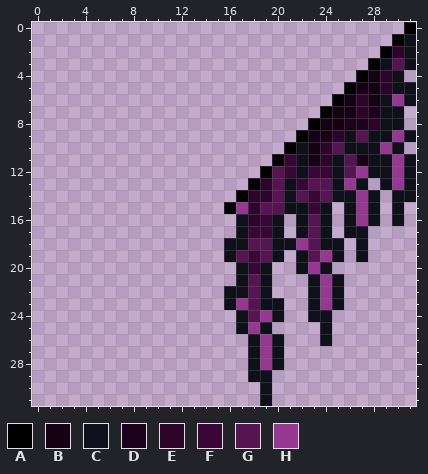
Pixel-art sprite -- Codes/In Depths of Elora.gmx/sprites/images/spr_StalactiteRight_0.png. Above: the version before the commit.
The file is 32x32 pixels. Colours within 5 levels of each other are drawn and written as one.
Palette (. is transparent): A #000000  B #160215  C #0f111a  D #1c031b  E #2d052b  F #380736  G #561453  H #963792
Pixels before, first column x 16:
 0 ...............A
 1 ..............AC
 2 .............AEC
 3 ............ACGC
 4 ...........ABEC.
 5 ..........ABBECC
 6 .........ABEBCHC
 7 ........ABBEDCC.
 8 .......ABBDDECC.
 9 ......ABBECGCCHC
10 .....ACBEGCCCHC.
11 ....AFCBECGBCCHC
12 ...AGFCFFCGHCCHC
13 ..AEGCFGGCHC.CHC
14 .AEEGCGFGCCHC.CC
15 AHEGGCCFC.CHC.C.
16 .CEFC.CGC.CHC.C.
17 .CFFC.CGC.CC....
18 CCGGCCHGCC.C....
19 CGFGC.CGHC.C....
20 .CFC..CHC.......
21 .CGC...CHC......
22 CCGC...CHC......
23 CHGCC..CHC......
24 .CGHC..CC.......
25 .CHC....C.......
26 ..CHC...C.......
27 ..CHC...........
28 ..CHC...........
29 ..CC............
30 ...C............
31 ...C............
New version:
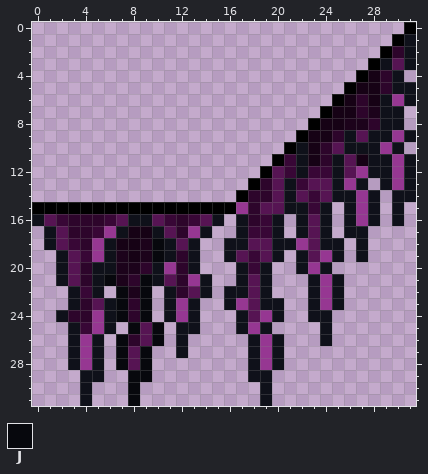
Colours new in this view: J #07080d
Edits made:
Changed rows in their new state; - is an unchanged pixel.
first column x 0:
15 AAAAAAAAAAAAAAAA
16 CGFEEEFGCCGFEFGC
17 -CGEEFHCBBCGEHC-
18 -CGFEHCBBDJCGC--
19 --CGFHCDBDJCEC--
20 --CGECCDDECHEC--
21 --CGECJDEJCGEHC-
22 ---CFC-JDJ-CEGC-
23 ---CEGCJEJ-CHC--
24 --CEEHCJEJ-CHC--
25 ---CFHC-JGJ-CC--
26 ---CHC-JEGJ-C---
27 ---CHC-JGJ--C---
28 ---CHC-JGJ------
29 ----CC--JJ------
30 ----C---J-------
31 ----C---J-------
